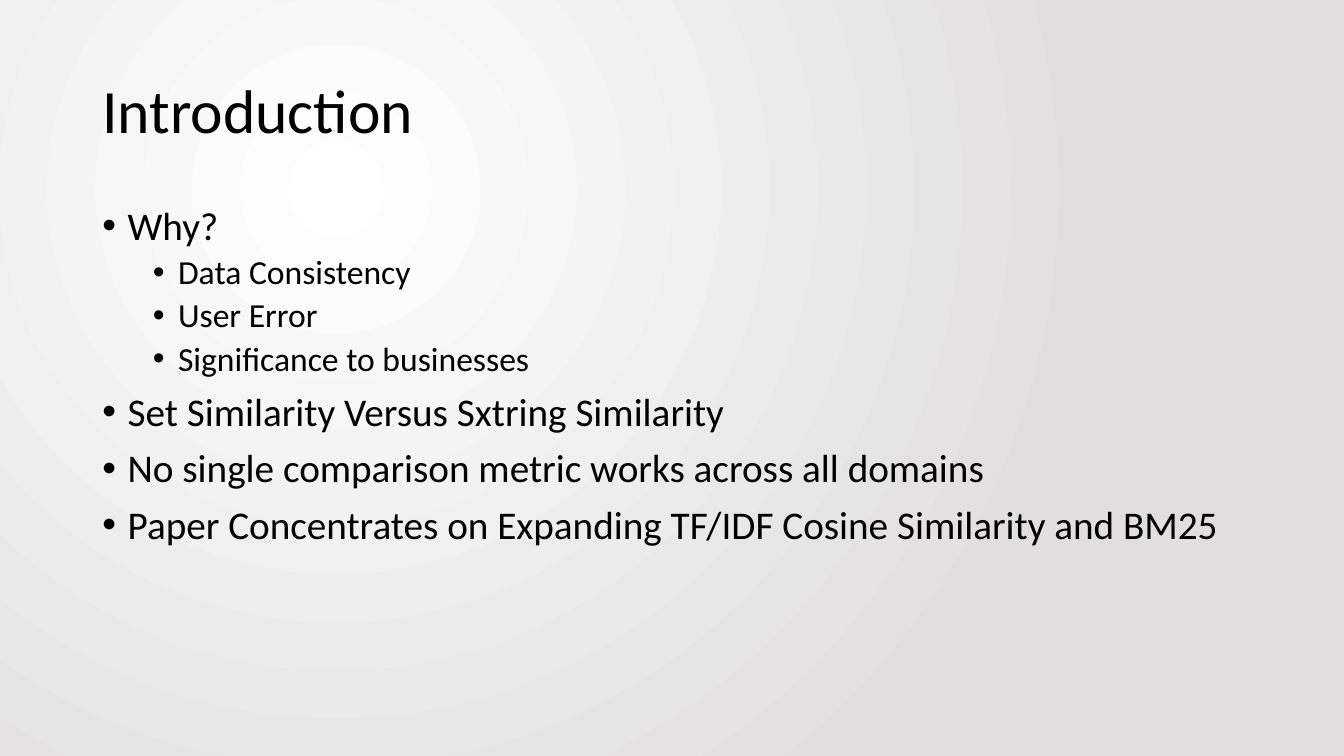
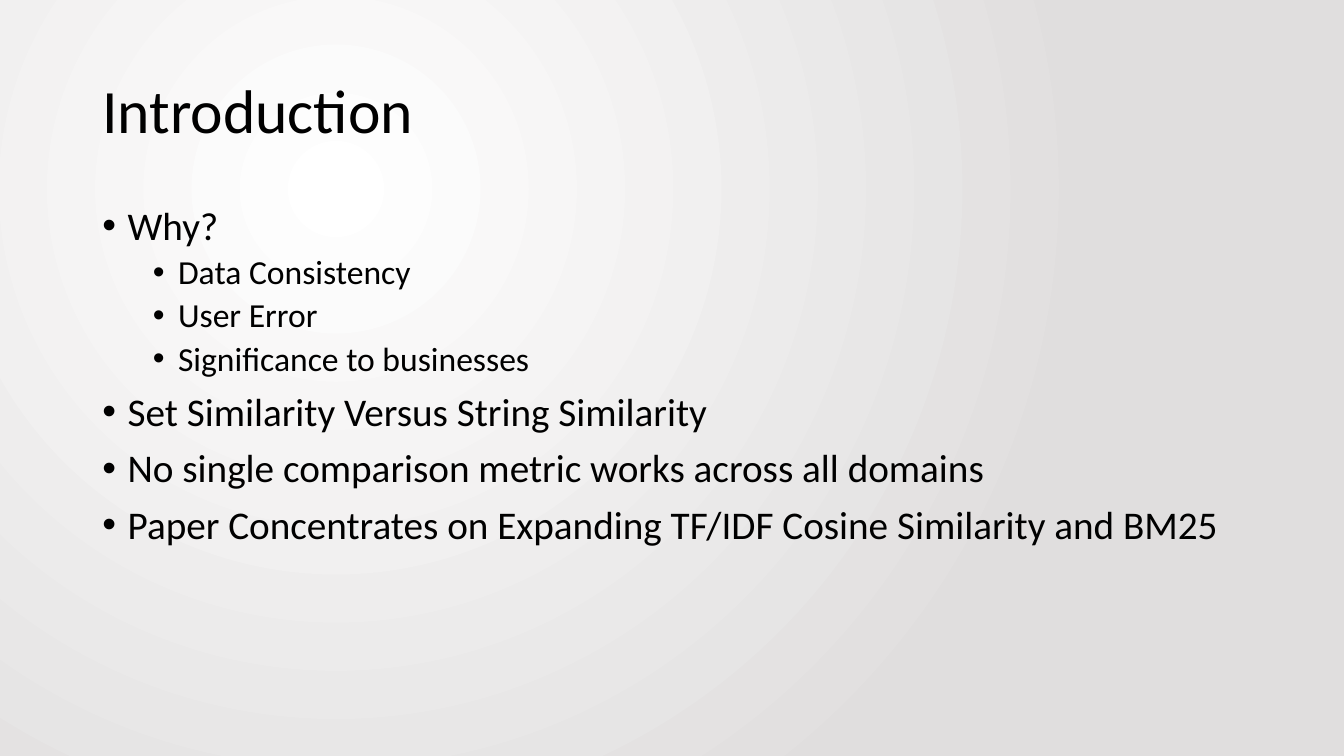
Before and after one commit to jbfitz/EECS405, a slide deck: slide 2 of Paper Presentation/EECS405.PattersonFitzpatrick.PaperPresentation.pptx. Drawn at 1344x756 pixels with LibreOffice and Linux fonts; fonts in the diff are those of the drawing. Boxes give left, top, right and bottom in pixels: in the first picture for what was removed or moved away, otherwise in the second. Text is boxed around its words. In the diff, an @@ line names an element or a change of style, - is before the commit and + after.

```diff
--- a/Paper Presentation/EECS405.PattersonFitzpatrick.PaperPresentation.pptx
+++ b/Paper Presentation/EECS405.PattersonFitzpatrick.PaperPresentation.pptx
@@ text at (128, 398, 706, 433): text changed @@
-• Set Similarity Versus Sxtring Similarity
+• Set Similarity Versus String Similarity
```
Also in this commit, not shown: 2 other slides changed, 3 slides added.
